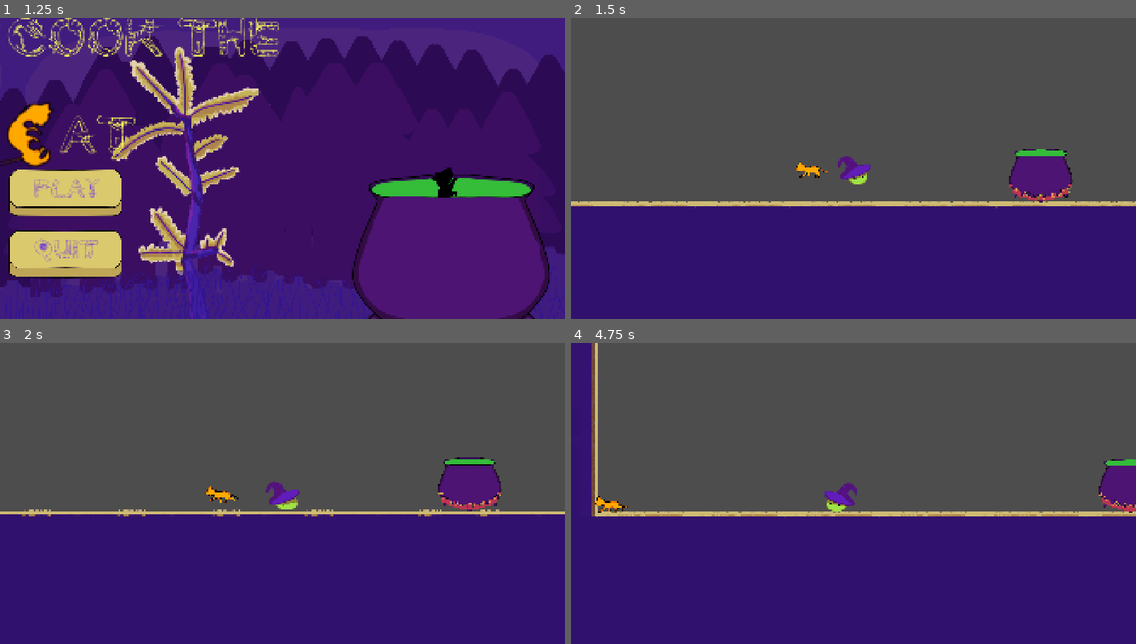
Above: before the commit, frames 1-4 (two rows, left to right).
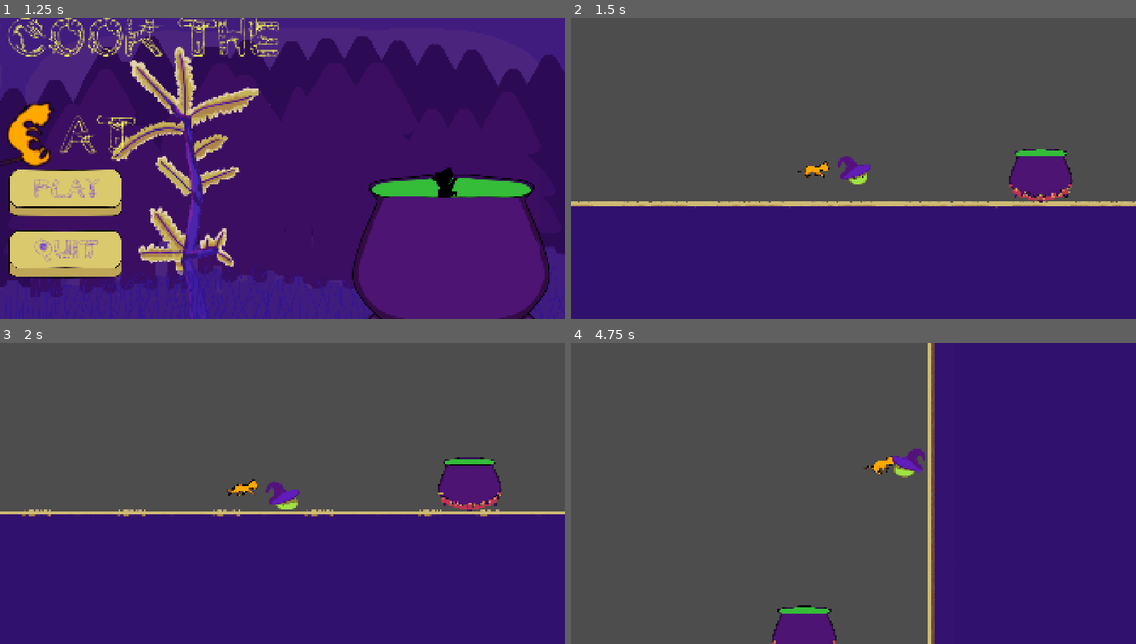
Above: after the commit, the same moments.

Repository: EternaHQ/Enchanted-Mini-Jam
Game: Godot game, scene res://Scenes/Main.tscn
Same seed, same stepped clock (60 frames per second), same inputs: the game is played once before the commit and once after it.
Inputs (mouse positions are in pixels of both pictures, inside the frame that each line leads up to):
- Up to frame 1 (1.25 s): move the mouse to (254, 228) at 0.52 s; press the mouse at (254, 228) at 0.53 s; hold Right (Right) from 0.53 s (still down); tap Space (Up) at 0.77 s
- Up to frame 2 (1.5 s): release Right (Right) at 1.25 s; release the mouse at (825, 228) at 1.25 s; click (638, 189) at 1.25 s
- Up to frame 3 (2 s): no input
- Up to frame 4 (4.75 s): move the mouse to (1023, 538) at 2.02 s; hold Right (Right) 2.03-2.78 s; click (1023, 538) at 2.1 s; tap Space (Up) at 2.27, 3.77, 4.52 s; move the mouse to (684, 448) at 2.77 s; press the mouse at (684, 448) at 2.78 s; hold A (Left) from 2.78 s (still down); move the mouse to (881, 493) at 3.52 s; release the mouse at (881, 493) at 3.53 s; click (881, 493) at 3.6 s; move the mouse to (768, 418) at 4.27 s; press the mouse at (768, 418) at 4.28 s

Frame 1 is identical in both runs. In frame 2, 0.1% of the frame differs, in the area x 39-46%, y 47-54%; in frame 3, 0.3%; in frame 4, 53%, in the area x 0-100%, y 0-100%.

Commit message:
Katze am überarbeiten

Diff:
--- a/enchanted-game-jam/Scenes/Player.tscn
+++ b/enchanted-game-jam/Scenes/Player.tscn
@@ -56,10 +56,8 @@
 [sub_resource type="CircleShape2D" id="CircleShape2D_bhhdu"]
 radius = 58.5235
 
-[sub_resource type="CircleShape2D" id="CircleShape2D_0xcsw"]
-radius = 67.02985
-
 [node name="CharacterBody2D" type="CharacterBody2D" unique_id=53931604]
+collision_layer = 4
 script = ExtResource("1_kyqiw")
 jump_speed = 1000
 max_jump_height = 128.0
@@ -72,11 +70,3 @@
 
 [node name="CollisionShape2D" type="CollisionShape2D" parent="." unique_id=1400491238]
 shape = SubResource("CircleShape2D_bhhdu")
-
-[node name="CatDetectionHitbox" type="Area2D" parent="." unique_id=1060415202]
-collision_mask = 16
-
-[node name="CollisionShape2D" type="CollisionShape2D" parent="CatDetectionHitbox" unique_id=1208701516]
-shape = SubResource("CircleShape2D_0xcsw")
-
-[connection signal="area_entered" from="CatDetectionHitbox" to="." method="_on_cat_detection_hitbox_area_entered"]
--- a/enchanted-game-jam/Scenes/cat.tscn
+++ b/enchanted-game-jam/Scenes/cat.tscn
@@ -133,15 +133,11 @@
 autoplay = "walk"
 
 [node name="GrabArea2D" type="Area2D" parent="." unique_id=1614956506]
-collision_layer = 16
-collision_mask = 16
+collision_layer = 2
+collision_mask = 5
 
 [node name="CollisionShape2D" type="CollisionShape2D" parent="GrabArea2D" unique_id=1421142845]
 rotation = 1.5707964
 shape = SubResource("CapsuleShape2D_ql73s")
 
-[node name="Timer" type="Timer" parent="." unique_id=484811878]
-wait_time = 5.0
-autostart = true
-
-[connection signal="timeout" from="Timer" to="." method="_on_timer_timeout"]
+[connection signal="body_entered" from="GrabArea2D" to="." method="_on_grab_area_2d_body_entered"]
--- a/enchanted-game-jam/Scripts/cat.gd
+++ b/enchanted-game-jam/Scripts/cat.gd
@@ -7,7 +7,7 @@
 var is_flying: bool = false
 var is_running: bool = true
 var player: CharacterBody2D
-var gravity: float = 500.0
+var gravity: float = 5.0
 var speed: int=10
 var acceleration=100
 var movement_direction=0
@@ -19,35 +19,19 @@
 	player = get_tree().get_first_node_in_group("player")
 
 func _physics_process(delta: float) -> void:
+	if is_grabbed:
+		velocity = (player.global_position + Vector2(0,-100) - global_position) * 10
+		move_and_slide()
+	else:
+		if !is_on_floor():
+			velocity.y += gravity
+		if is_on_floor():
+			velocity.y = 0
+		move_and_slide()
 
 
-	if is_flying:
-		velocity.y += gravity * delta
-		move_and_slide()
-		if is_on_floor():
-			is_flying = false
-			velocity = Vector2.ZERO
-			landed()
-
-	if not is_on_floor() and !is_grabbed :
-		velocity.y += gravity * delta
 
 
-	random_movement()
-func get_grabbed() -> bool:
-
-	is_running = false
-	is_grabbed=true
-	animated_sprite.play("grabbed")
-	collision_shape.set_deferred("disabled", true)
-	grab_area.set_deferred("monitorable", false)
-	call_deferred("_finalize_grab")
-
-	return true
-
-func _finalize_grab() -> void:
-	reparent(player)
-	position = Vector2.ZERO
 
 func launch(init_velocity: Vector2) -> void:
 	is_flying = true
@@ -60,17 +44,13 @@
 	is_running=true
 	animated_sprite.play("walk")
 
-func random_movement():
-	if player == null:
-		player = get_tree().get_first_node_in_group("player")
-		if player == null:
-			return
-	if global_position.x>player.global_position.x:
-		movement_direction= 1
-		animated_sprite.flip_h=false
-	elif global_position.x < player.global_position.x:
-		movement_direction=-1
-		animated_sprite.flip_h=true
-	if is_running:
-		velocity.x+=movement_direction*speed
-	move_and_slide()
+func movement():
+	pass
+
+func _on_grab_area_2d_body_entered(body: Node2D) -> void:
+	if body.is_in_group("player"):
+		print("test")
+		is_grabbed = true
+		animated_sprite.play("grabbed")
+		collision_shape.disabled = false
+		grab_area.monitorable = true
--- a/enchanted-game-jam/Scripts/player.gd
+++ b/enchanted-game-jam/Scripts/player.gd
@@ -114,13 +114,6 @@
 			if animated_sprite.sprite_frames.has_animation("idle"):
 				animated_sprite.play("idle")
 
-#leos code
-func _on_cat_detection_hitbox_area_entered(area: Area2D) -> void:
-	if area.get_parent().has_method("get_grabbed"):
-		var grabbed = area.get_parent().get_grabbed()
-		if grabbed:
-			print("Player grabbed the cat!")
-
 func _input(event: InputEvent) -> void:
 	if event.is_action_pressed("throw") and has_node("Cat"):
 		throw_cat()
--- a/enchanted-game-jam/project.godot
+++ b/enchanted-game-jam/project.godot
@@ -48,6 +48,12 @@
 ]
 }
 
+[layer_names]
+
+2d_physics/layer_1="Floor"
+2d_physics/layer_2="Cat"
+2d_physics/layer_3="Player"
+
 [physics]
 
 3d/physics_engine="Jolt Physics"
